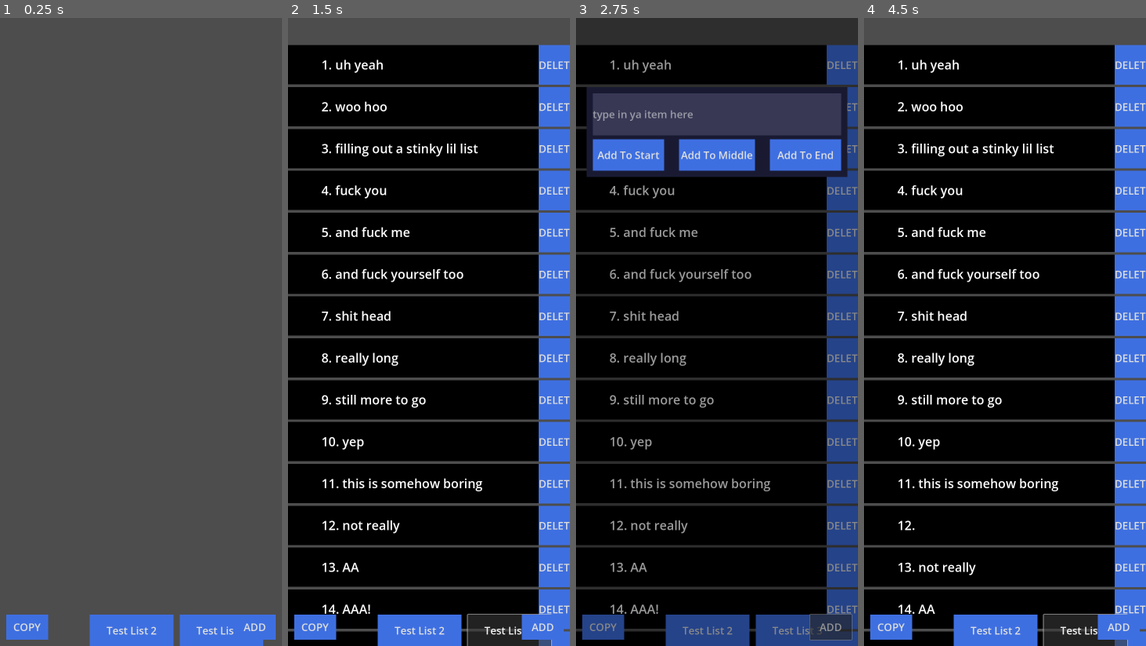
Above: before the commit, frames 1-4 (left to right).
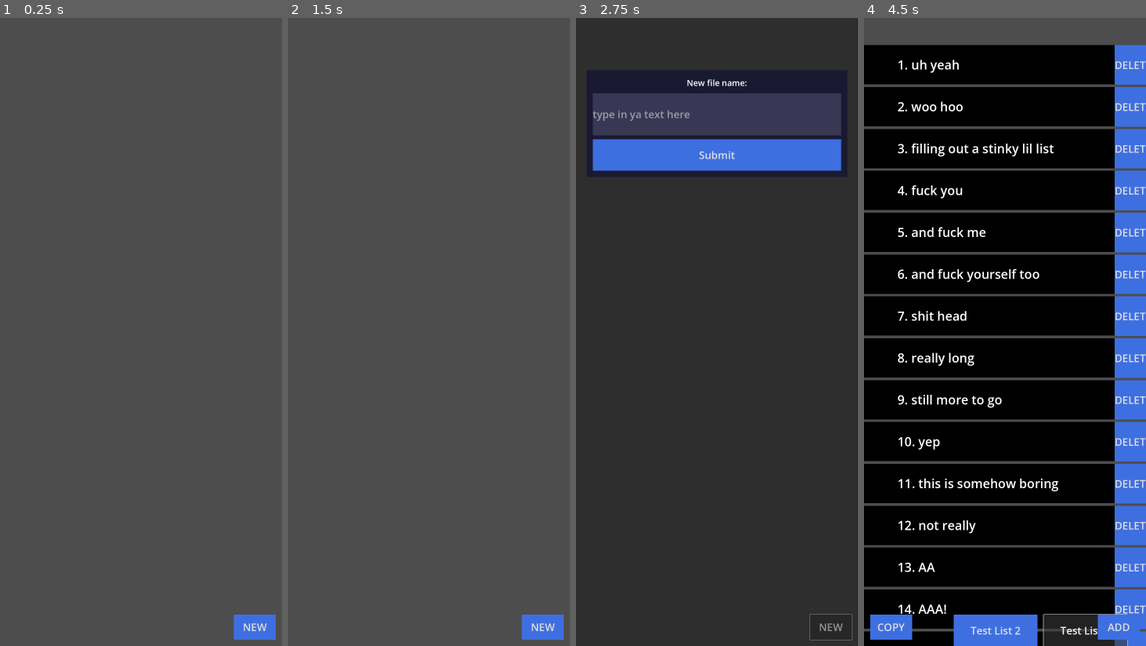
Above: after the commit, the same moments.

Repository: POtOSoftware/rankmanplusplus
Game: Godot game, scene res://Scenes/FilePicker/FilePicker.tscn
The game is run twice, just before and just after one commit, with the same random seed, the same clock (stepped at 60 frames per second) and the same inputs. Before the commit the project starts from res://Scenes/ListScene/ListScene.tscn.
Inputs (mouse positions are in pixels of both pictures, inside the frame that each line leads up to):
- Up to frame 1 (0.25 s): no input
- Up to frame 2 (1.5 s): click (420, 633) at 0.5 s, where only the run before the commit has a clickable "Test List 2"; click (510, 633) at 1.25 s, where only the run before the commit has a clickable "Test List 3"
- Up to frame 3 (2.75 s): click (829, 627) at 2 s, where only the run before the commit has a clickable "ADD"
- Up to frame 4 (4.5 s): click (1005, 156) at 2.75 s, where only the run after the commit has a clickable "Submit"; click "Test List 2" at 3.5 s; click "Test List 3" at 4.25 s

The runs differ from the first frame. In frame 1, 3.2% of the frame differs, in the area x 2-95%, y 95-100%; in frame 2, 90%, in the area x 0-100%, y 4-100%; in frame 3, 77%; in frame 4, 0.4%.

Commit message:
add file picker screen

Diff:
--- a/Global/AppManager.gd
+++ b/Global/AppManager.gd
@@ -1,53 +1,112 @@
 extends Node
 
 signal new_item_added
+signal new_file_added
+
+var working_file_name: String
 
 var pre_ListItem: PackedScene = preload("res://Prefabs/ListItem/ListItem.tscn")
+var pre_FileItem: PackedScene = preload("res://Prefabs/FileItem/FileItem.tscn")
 var pre_ListInput: PackedScene = preload("res://Prefabs/ListInputPopup/ListInputPopup.tscn")
+var pre_StringInput: PackedScene = preload("res://Prefabs/StringInputPopup/StringInputPopup.tscn")
 
-var list_container = null
+var list_container: Node = null
+var file_list_container: Node = null
 
 var main_list: Array: set = set_main_list
 var main_list_backup: Array
 
-var new_item_signal = "new_item_added"
+var new_item_signal: String = "new_item_added"
+var new_file_signal: String = "new_file_added"
 
-func create_list_item(_text: String, _index: int):
+#region Save file handling
+const FILE_PATH: String = "user://RankFiles/"
+
+func save_main_list_to_file(_file_name: String) -> void:
+	print("SAVING FILE TO " + FILE_PATH + _file_name)
+
+	var list_file = FileAccess.open(FILE_PATH + _file_name, FileAccess.WRITE)
+	list_file.store_string(str(main_list))
+
+	new_file_added.emit()
+
+func load_main_list_from_file(_file_name: String) -> void:
+	print("LOADING FILE FROM " + FILE_PATH + _file_name)
+
+	var list_file = FileAccess.open(FILE_PATH + _file_name, FileAccess.READ)
+
+	main_list = str_to_var(list_file.get_as_text())
+	new_file_added.emit()
+
+func delete_list_file(_file_name: String) -> void:
+	print("DELETING " + _file_name)
+
+	DirAccess.remove_absolute(FILE_PATH + _file_name)
+	new_file_added.emit()
+#endregion
+
+#region Create item functions
+func create_list_item(_text: String, _index: int) -> void:
 	var ListItemInstance = pre_ListItem.instantiate()
 
 	list_container.add_child(ListItemInstance)
 	ListItemInstance.initialize_string(_text, _index)
 
-func create_list_item_input():
+func create_file_item(_text: String) -> void:
+	print("Creating file item " + _text)
+	var FileItemInstance = pre_FileItem.instantiate()
+
+	file_list_container.add_child(FileItemInstance)
+	FileItemInstance.initialize_string(_text)
+	print("Created file item " + _text)
+#endregion
+
+#region Input Popups
+func create_list_item_input() -> void:
 	var ListInputInstance = pre_ListInput.instantiate()
 
 	get_tree().get_root().add_child(ListInputInstance)
 
-func set_main_list(_new_list: Array):
+func create_string_input(_header_label: String = "PLACEHOLDER") -> String:
+	var StringInputInstance = pre_StringInput.instantiate()
+
+	get_tree().get_root().add_child(StringInputInstance)
+	StringInputInstance.initialize_header(_header_label)
+
+	var result: String = await StringInputInstance.string_submit
+
+	get_tree().get_root().remove_child(StringInputInstance)
+
+	return result
+#endregion
+
+#region Main List manipulation
+func set_main_list(_new_list: Array) -> void:
 	main_list_backup = main_list
 	main_list = _new_list
 
-func add_to_start(_input_item: String):
+func add_to_start(_input_item: String) -> void:
 	main_list_backup = main_list
 
 	main_list.insert(0, _input_item)
 	new_item_added.emit()
 
-func add_to_middle(_input_item: String):
+func add_to_middle(_input_item: String) -> void:
 	main_list_backup = main_list
 
 	var list_middle: int = main_list.size() / 2
 	main_list.insert(list_middle, _input_item)
 	new_item_added.emit()
 
-func add_to_end(_input_item: String):
+func add_to_end(_input_item: String) -> void:
 	main_list_backup = main_list
 
 	main_list.append(_input_item)
 	new_item_added.emit()
 
-func remove_index_from_list(_item_to_remove: int):
+func remove_index_from_list(_item_to_remove: int) -> void:
 	main_list_backup = main_list
 
 	main_list.remove_at(_item_to_remove)
 	new_item_added.emit()
+#endregion
--- /dev/null
+++ b/Prefabs/FileItem/FileItem.tscn
@@ -0,0 +1,62 @@
+[gd_scene load_steps=2 format=3 uid="uid://dq23bgenrryqx"]
+
+[ext_resource type="Script" uid="uid://b523j3tnpc7y6" path="res://Prefabs/FileItem/file_item.gd" id="1_f516l"]
+
+[node name="FileItem" type="Control" groups=["file_item"]]
+custom_minimum_size = Vector2(1080, 150)
+layout_mode = 3
+anchors_preset = 10
+anchor_right = 1.0
+offset_bottom = 150.0
+grow_horizontal = 2
+mouse_filter = 1
+script = ExtResource("1_f516l")
+
+[node name="ColorRect" type="ColorRect" parent="."]
+layout_mode = 1
+anchors_preset = 15
+anchor_right = 1.0
+anchor_bottom = 1.0
+grow_horizontal = 2
+grow_vertical = 2
+mouse_filter = 1
+color = Color(0, 0, 0, 1)
+
+[node name="FileButton" type="Button" parent="."]
+layout_mode = 1
+anchors_preset = 15
+anchor_right = 1.0
+anchor_bottom = 1.0
+offset_right = -120.0
+grow_horizontal = 2
+grow_vertical = 2
+text = "FILE NAME"
+alignment = 0
+
+[node name="Label" type="Label" parent="."]
+visible = false
+layout_mode = 1
+anchors_preset = 15
+anchor_right = 1.0
+anchor_bottom = 1.0
+grow_horizontal = 2
+grow_vertical = 2
+mouse_filter = 1
+theme_override_font_sizes/font_size = 48
+text = "FILE NAME"
+vertical_alignment = 1
+text_overrun_behavior = 3
+
+[node name="DeleteButton" type="Button" parent="."]
+layout_mode = 1
+anchors_preset = 11
+anchor_left = 1.0
+anchor_right = 1.0
+anchor_bottom = 1.0
+offset_left = -120.0
+grow_horizontal = 0
+grow_vertical = 2
+text = "DELETE"
+
+[connection signal="pressed" from="FileButton" to="." method="_on_file_button_pressed"]
+[connection signal="pressed" from="DeleteButton" to="." method="_on_delete_button_pressed"]
--- /dev/null
+++ b/Prefabs/FileItem/file_item.gd
@@ -0,0 +1,15 @@
+extends Control
+
+@onready var item_label: Node = $FileButton
+
+func initialize_string(_text: String) -> void:
+	item_label.text = _text
+	self.custom_minimum_size = Vector2(1080, 150)
+
+func _on_delete_button_pressed() -> void:
+	AppManager.delete_list_file(item_label.text)
+
+func _on_file_button_pressed() -> void:
+	AppManager.working_file_name = item_label.text
+	AppManager.load_main_list_from_file(item_label.text)
+	get_tree().change_scene_to_file("res://Scenes/ListScene/ListScene.tscn")
--- a/Prefabs/ListItem/list_item.gd
+++ b/Prefabs/ListItem/list_item.gd
@@ -4,7 +4,7 @@
 
 var list_position: int = 0
 
-func initialize_string(_text: String, _index: int):
+func initialize_string(_text: String, _index: int) -> void:
 	item_label.text = str(_index) + ". " + _text
 	list_position = _index - 1
 	self.custom_minimum_size = Vector2(1080, 150)
--- /dev/null
+++ b/Prefabs/StringInputPopup/StringInputPopup.tscn
@@ -0,0 +1,69 @@
+[gd_scene load_steps=3 format=3 uid="uid://wrec6jr764cj"]
+
+[ext_resource type="Theme" uid="uid://b288c5n3b1ipm" path="res://MainUITheme.tres" id="1_f0r46"]
+[ext_resource type="Script" uid="uid://p2dmsuykxpij" path="res://Prefabs/StringInputPopup/string_input_popup.gd" id="2_y15gy"]
+
+[node name="StringInputPopup" type="Control"]
+z_index = 20
+layout_mode = 3
+anchors_preset = 15
+anchor_right = 1.0
+anchor_bottom = 1.0
+grow_horizontal = 2
+grow_vertical = 2
+theme = ExtResource("1_f0r46")
+script = ExtResource("2_y15gy")
+
+[node name="Background" type="ColorRect" parent="."]
+layout_mode = 1
+anchors_preset = 15
+anchor_right = 1.0
+anchor_bottom = 1.0
+grow_horizontal = 2
+grow_vertical = 2
+color = Color(0, 0, 0, 0.392157)
+
+[node name="Box" type="ColorRect" parent="."]
+layout_mode = 1
+anchors_preset = 5
+anchor_left = 0.5
+anchor_right = 0.5
+offset_left = -500.0
+offset_top = 200.0
+offset_right = 500.0
+offset_bottom = 608.0
+grow_horizontal = 2
+color = Color(0.0980392, 0.101961, 0.196078, 1)
+
+[node name="HeaderLabel" type="Label" parent="."]
+layout_mode = 0
+offset_left = 64.0
+offset_top = 224.0
+offset_right = 1016.0
+offset_bottom = 271.0
+theme_override_font_sizes/font_size = 32
+text = "PLACEHOLDER MESSAGE"
+horizontal_alignment = 1
+vertical_alignment = 1
+
+[node name="LineEdit" type="LineEdit" parent="."]
+layout_mode = 1
+anchors_preset = 10
+anchor_right = 1.0
+offset_left = 64.0
+offset_top = 288.0
+offset_right = -64.0
+offset_bottom = 448.0
+grow_horizontal = 2
+placeholder_text = "type in ya text here"
+
+[node name="SubmitButton" type="Button" parent="."]
+custom_minimum_size = Vector2(290, 0)
+layout_mode = 2
+offset_left = 64.0
+offset_top = 464.0
+offset_right = 1016.0
+offset_bottom = 584.0
+text = "Submit"
+
+[connection signal="pressed" from="SubmitButton" to="." method="_on_submit_button_pressed"]
--- /dev/null
+++ b/Prefabs/StringInputPopup/string_input_popup.gd
@@ -0,0 +1,12 @@
+extends Control
+
+@onready var header_label = $HeaderLabel
+@onready var string_edit = $LineEdit
+
+signal string_submit(value: String)
+
+func initialize_header(_header_label: String) -> void:
+	header_label.text = _header_label
+
+func _on_submit_button_pressed() -> void:
+	string_submit.emit(string_edit.text)
--- /dev/null
+++ b/Scenes/FilePicker/FilePicker.tscn
@@ -0,0 +1,48 @@
+[gd_scene load_steps=3 format=3 uid="uid://barijsy044p1w"]
+
+[ext_resource type="Theme" uid="uid://b288c5n3b1ipm" path="res://MainUITheme.tres" id="1_lmsqo"]
+[ext_resource type="Script" uid="uid://dqi87dju0jwj6" path="res://Scenes/FilePicker/file_picker.gd" id="2_muyws"]
+
+[node name="FilePicker" type="Control"]
+layout_mode = 3
+anchors_preset = 15
+anchor_right = 1.0
+anchor_bottom = 1.0
+grow_horizontal = 2
+grow_vertical = 2
+theme = ExtResource("1_lmsqo")
+script = ExtResource("2_muyws")
+
+[node name="ScrollContainer" type="ScrollContainer" parent="."]
+clip_contents = false
+layout_mode = 1
+anchors_preset = 15
+anchor_right = 1.0
+anchor_bottom = 1.0
+offset_top = 104.0
+offset_bottom = -288.0
+grow_horizontal = 2
+grow_vertical = 2
+follow_focus = true
+horizontal_scroll_mode = 0
+vertical_scroll_mode = 3
+
+[node name="VBoxContainer" type="VBoxContainer" parent="ScrollContainer"]
+layout_mode = 2
+
+[node name="NewButton" type="Button" parent="."]
+layout_mode = 1
+anchors_preset = 3
+anchor_left = 1.0
+anchor_top = 1.0
+anchor_right = 1.0
+anchor_bottom = 1.0
+offset_left = -184.0
+offset_top = -120.0
+offset_right = -24.0
+offset_bottom = -24.0
+grow_horizontal = 0
+grow_vertical = 0
+text = "NEW"
+
+[connection signal="pressed" from="NewButton" to="." method="_on_new_button_pressed"]
--- /dev/null
+++ b/Scenes/FilePicker/file_picker.gd
@@ -0,0 +1,43 @@
+extends Control
+
+@onready var list_container = $ScrollContainer/VBoxContainer
+
+func _ready() -> void:
+	AppManager.file_list_container = list_container
+
+	AppManager.connect(AppManager.new_file_signal, self.display_all_files)
+
+	if !DirAccess.dir_exists_absolute(AppManager.FILE_PATH):
+		print("user://RankFiles/ doesn't exist!!! Creating it now though, so not a big deal nya :3")
+		DirAccess.make_dir_absolute(AppManager.FILE_PATH)
+
+	display_all_files()
+
+func _exit_tree() -> void:
+	AppManager.file_list_container = null
+
+func display_all_files() -> void:
+	get_tree().call_group("file_item", "queue_free")
+
+	var dir = DirAccess.open(AppManager.FILE_PATH)
+	if dir:
+		dir.list_dir_begin()
+		var file_name = dir.get_next()
+		while file_name != "":
+			if dir.current_is_dir():
+				print("Found directiory: " + file_name)
+			else:
+				print("Found file: " + file_name)
+				AppManager.create_file_item(file_name)
+			file_name = dir.get_next()
+	else:
+		printerr("SOMETHING FUCKY HAPPENED!")
+
+func _on_new_button_pressed() -> void:
+	var new_file_name = await AppManager.create_string_input("New file name:") + ".rank"
+
+	AppManager.working_file_name = new_file_name
+	AppManager.save_main_list_to_file(new_file_name)
+	AppManager.load_main_list_from_file(new_file_name)
+
+	get_tree().change_scene_to_file("res://Scenes/ListScene/ListScene.tscn")
--- a/Scenes/ListScene/list_scene.gd
+++ b/Scenes/ListScene/list_scene.gd
@@ -10,6 +10,7 @@
 	AppManager.list_container = list_container
 
 	AppManager.connect(AppManager.new_item_signal, self.refresh_display)
+	refresh_display()
 	#refresh_display(test_list)
 
 func _exit_tree() -> void:
@@ -55,6 +56,8 @@
 	refresh_display()
 
 func _on_copy_button_pressed() -> void:
+	AppManager.save_main_list_to_file(AppManager.working_file_name)
+
 	var _copy_string: String = ""
 	var index: int = 1
 
--- a/project.godot
+++ b/project.godot
@@ -11,7 +11,7 @@
 [application]
 
 config/name="RankMan++"
-run/main_scene="uid://drw6ofdyux43w"
+run/main_scene="uid://barijsy044p1w"
 config/features=PackedStringArray("4.4", "Mobile")
 config/icon="res://icon.svg"
 
Not shown, added: Prefabs/FileItem/file_item.gd.uid
Not shown, added: Prefabs/StringInputPopup/string_input_popup.gd.uid
Not shown, added: Scenes/FilePicker/file_picker.gd.uid
